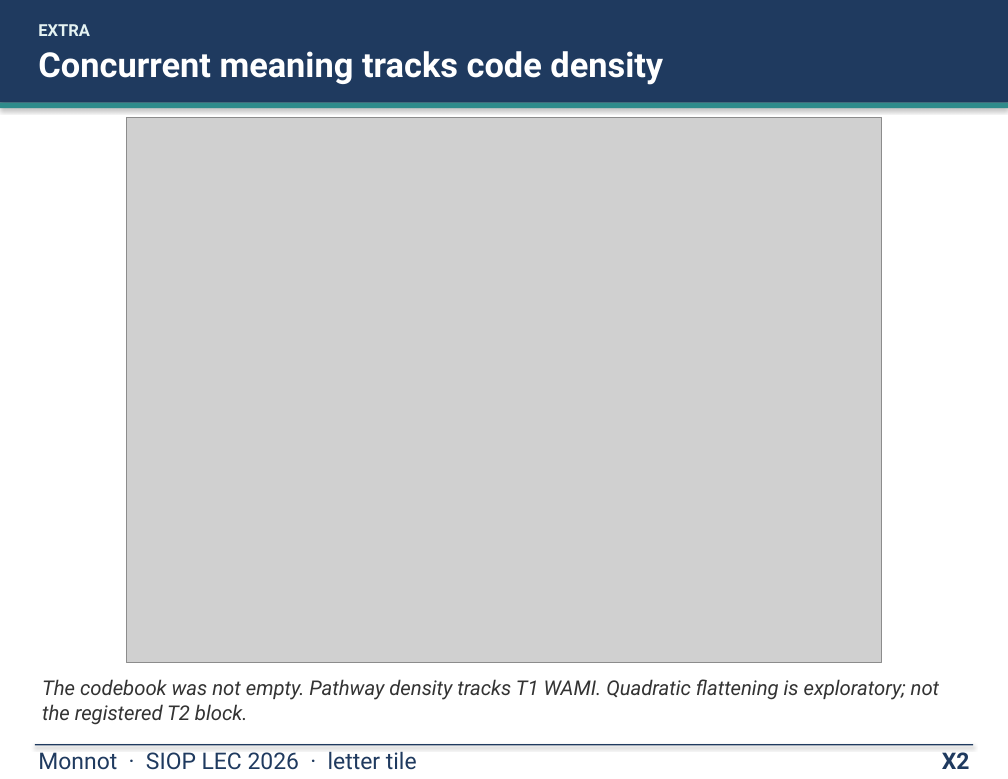
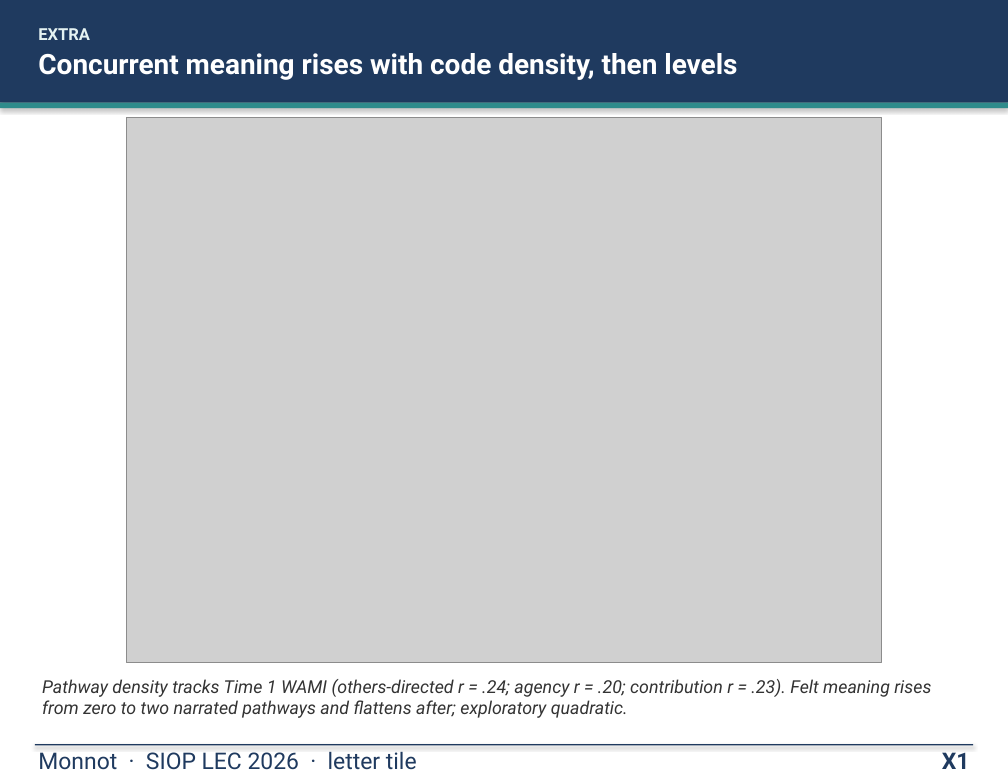
Before and after one commit to mjmonnot/mjmonnot.github.io, a slide deck: slide 17 of lec-2026/assets/Monnot_Poster_v5.pptx (slide 18 before the commit). Drawn at 1008x779 pixels with LibreOffice and Linux fonts; fonts in the diff are those of the drawing; grey boxes stand for pictures. Boxes give left, top, right and bottom in pixels: in the first picture for what was removed or moved away, otherwise in the second. Text is boxed around its words. In the diff, an @@ line names an element or a change of style, - is before the commit and + after.

```diff
--- a/lec-2026/assets/Monnot_Poster_v5.pptx
+++ b/lec-2026/assets/Monnot_Poster_v5.pptx
@@ text at (x1=38, y1=53, x2=737, y2=80): text changed; size 27 to 22 pt @@
-Concurrent meaning tracks code density
+Concurrent meaning rises with code density, then levels
@@ text at (x1=42, y1=679, x2=931, y2=718): text changed; size 16 to 14 pt @@
-The codebook was not empty. Pathway density tracks T1 WAMI. Quadratic flattening is exploratory; not the registered T2 block.
+Pathway density tracks Time 1 WAMI (others-directed r = .24; agency r = .20; contribution r = .23). Felt meaning rises from zero to two narrated pathways and flattens after; exploratory quadratic.
@@ text at (x1=942, y1=752, x2=970, y2=769): text changed @@
-X2
+X1
```
Also in this commit, not shown: 6 other slides changed, 1 slide removed, 3 other files.
